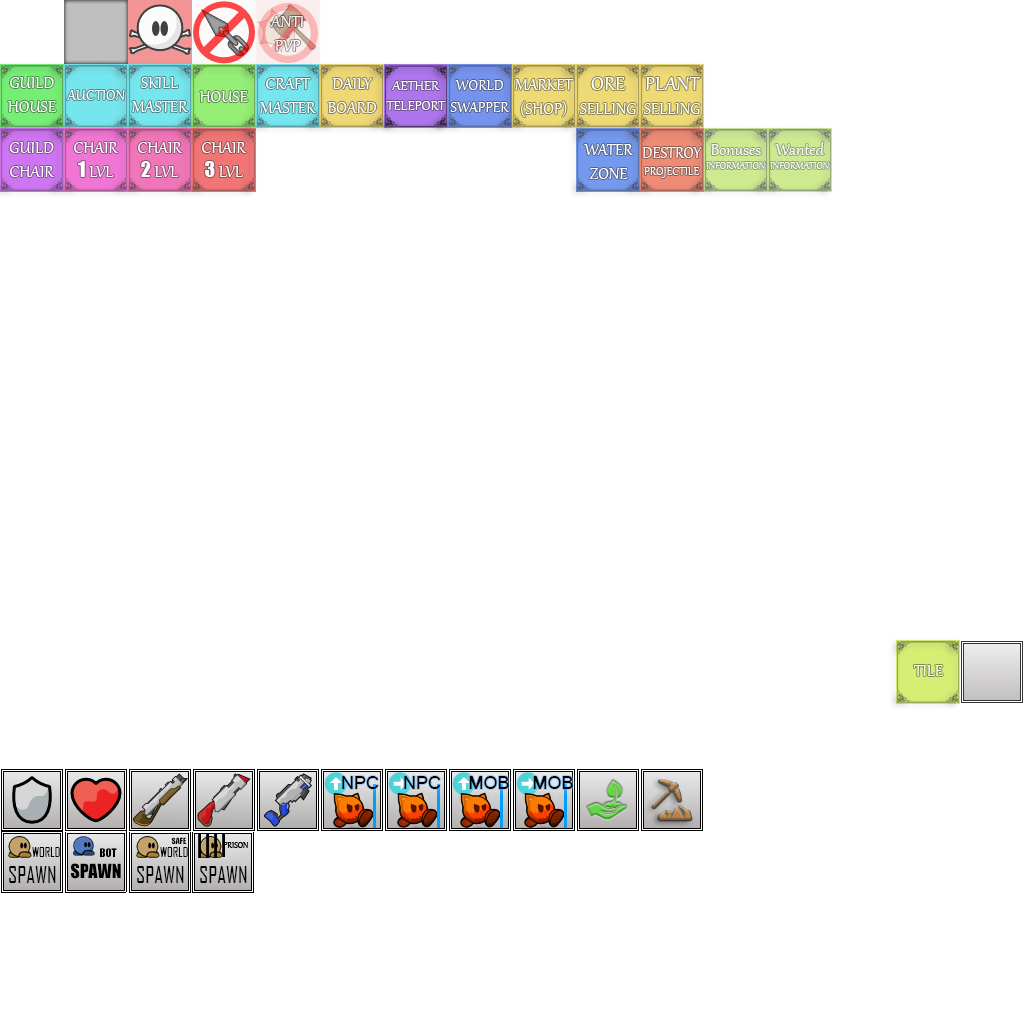
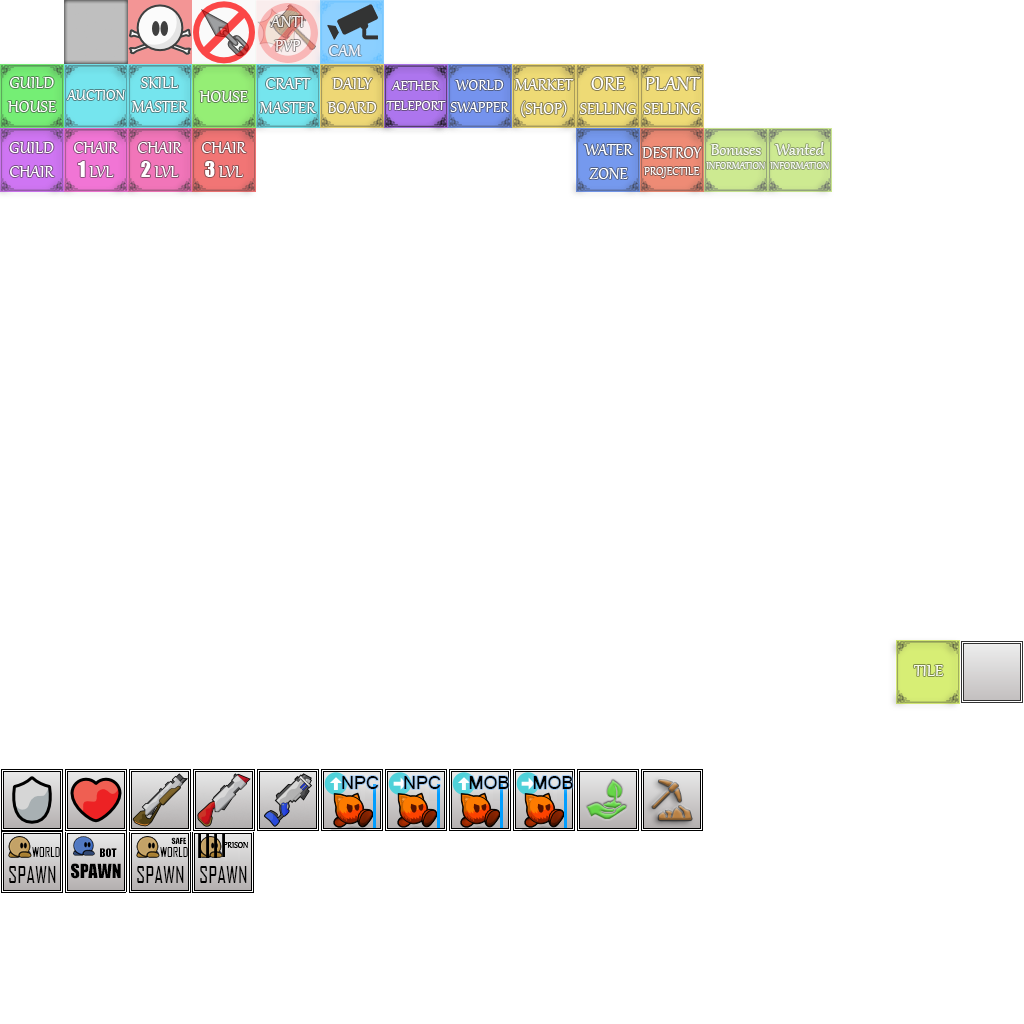
Two versions of the same layered image (1024px x 1024px). Layer-by-layer changes:
added group "Группа 1" (2nd of 3) (80%) with 3 layers above "Группа 1" over [314, 0, 385, 68]
added layer "fixedCam_T" (80%) in group "Группа 1" over [329, 45, 362, 56]
added layer "wallmount-camera" in group "Группа 1" over [327, 4, 378, 40]
added layer "fixedCam" (84%) in group "Группа 1" over [314, 0, 385, 68]
